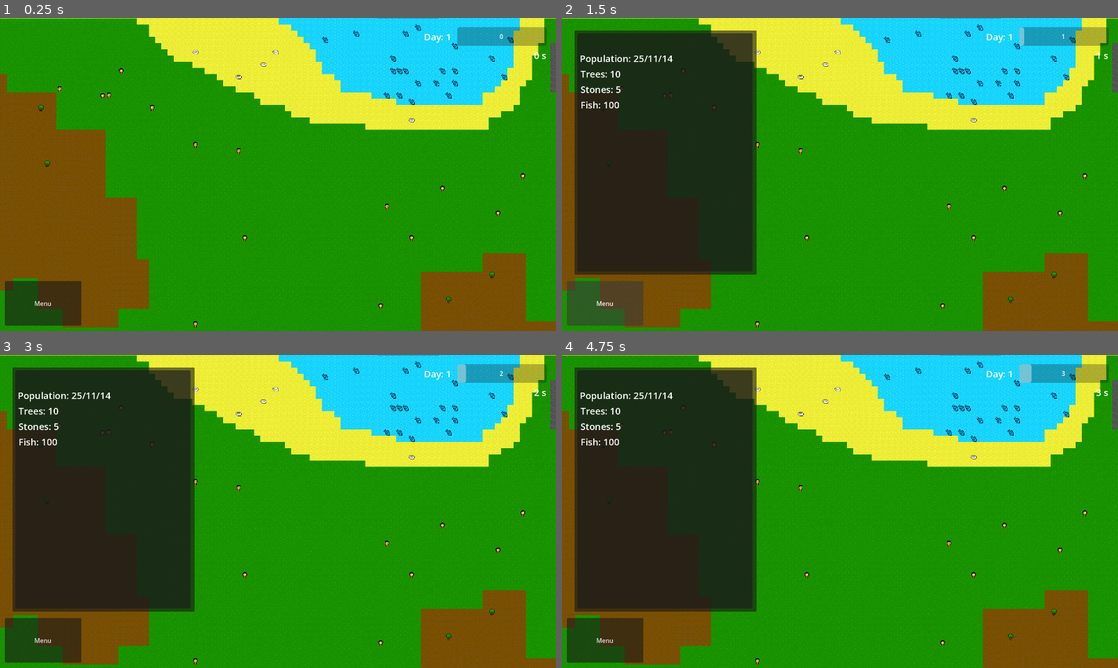
Above: before the commit, frames 1-4 (two rows, left to right).
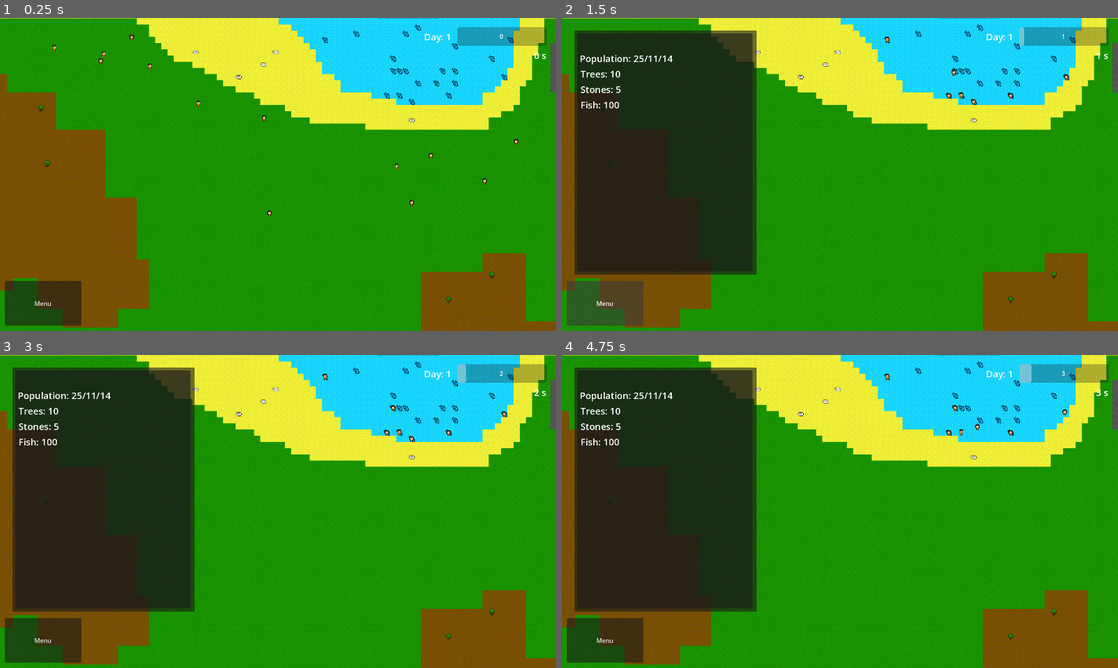
Above: after the commit, the same moments.

Repository: nookaeo/econ-village
Game: Godot game, scene res://scenes/core/world.tscn
Two runs of this game, one before a commit and one after it. Both use one fixed random seed, a clock stepped at 60 frames per second and the inputs below.
Inputs (mouse positions are in pixels of both pictures, inside the frame that each line leads up to):
- Up to frame 1 (0.25 s): no input
- Up to frame 2 (1.5 s): move the mouse to (962, 158) at 0.52 s; click (962, 158) at 0.67 s; click "Menu" at 1.25 s
- Up to frame 3 (3 s): drag from (166, 527) to (250, 574) at 2.02 s; move the mouse to (333, 442) at 2.77 s; click (333, 442) at 2.92 s
- Up to frame 4 (4.75 s): drag from (812, 574) to (673, 464) at 3.52 s; move the mouse to (1006, 558) at 4.27 s; click (1006, 558) at 4.42 s

The runs differ from the first frame. In frame 1, 0.4% of the frame differs, in the area x 9-95%, y 5-99%; in frame 2, 0.2%; in frame 3, 0.2%; in frame 4, 0.3%.

Commit message:
feat: add basic survival algorithm

Diff:
--- a/scenes/entities/agents/villagents/villagent_base.tscn
+++ b/scenes/entities/agents/villagents/villagent_base.tscn
@@ -7,8 +7,15 @@
 [ext_resource type="Script" uid="uid://l62iss1j822u" path="res://scripts/entities/brain/base/bt_root_node.gd" id="2_p3yqw"]
 [ext_resource type="Script" uid="uid://bialixmgiuda2" path="res://scripts/entities/agent/genetics/chromosomes_pair_data.gd" id="3_f116k"]
 [ext_resource type="Script" uid="uid://bvreg21bj52ar" path="res://scripts/entities/brain/base/bt_util_selector.gd" id="3_msjyj"]
-[ext_resource type="Script" uid="uid://duiwpr28l1r3v" path="res://scripts/entities/brain/base/bt_sequence.gd" id="4_yuxyi"]
 [ext_resource type="Script" uid="uid://cbspf0natk3ky" path="res://scripts/entities/brain/extends/hunger.gd" id="5_y7sty"]
+[ext_resource type="Script" uid="uid://cnxtg2gls613j" path="res://scripts/entities/brain/extends/fishing.gd" id="9_fshwj"]
+[ext_resource type="Script" uid="uid://duiwpr28l1r3v" path="res://scripts/entities/brain/base/bt_sequence.gd" id="9_givvw"]
+[ext_resource type="Script" uid="uid://dbt0sdof07gt4" path="res://scripts/entities/brain/extends/consume_food.gd" id="9_s62pf"]
+[ext_resource type="Script" uid="uid://cdplxdf14h473" path="res://scripts/entities/brain/extends/find_fish.gd" id="10_fshwj"]
+[ext_resource type="Script" uid="uid://5lamu5qxqgei" path="res://scripts/entities/brain/extends/rest.gd" id="10_s62pf"]
+[ext_resource type="Script" uid="uid://cpfrcph826kv6" path="res://scripts/entities/brain/extends/go_to_fish.gd" id="11_givvw"]
+[ext_resource type="Script" uid="uid://bfst6yr6doxyn" path="res://scripts/entities/brain/extends/sleep.gd" id="11_hj8gw"]
+[ext_resource type="Script" uid="uid://dnfrwg88vbprg" path="res://scripts/entities/brain/extends/catch_fish.gd" id="13_jevfg"]
 
 [sub_resource type="Resource" id="Resource_fshwj"]
 resource_local_to_scene = true
@@ -59,14 +66,38 @@
 script = ExtResource("5_y7sty")
 metadata/_custom_type_script = "uid://duiwpr28l1r3v"
 
+[node name="ConsumeFish" type="Node" parent="BTRoot/Brain/BasicNeeds/Hunger" unique_id=1720782565]
+script = ExtResource("9_s62pf")
+metadata/_custom_type_script = "uid://cxylud6lossbd"
+
+[node name="Rest" type="Node" parent="BTRoot/Brain/BasicNeeds" unique_id=1279673657]
+script = ExtResource("10_s62pf")
+metadata/_custom_type_script = "uid://duiwpr28l1r3v"
+
+[node name="Sleep" type="Node" parent="BTRoot/Brain/BasicNeeds/Rest" unique_id=1167862780]
+script = ExtResource("11_hj8gw")
+metadata/_custom_type_script = "uid://cxylud6lossbd"
+
+[node name="BTSequence" type="Node" parent="BTRoot/Brain/BasicNeeds" unique_id=1550647507]
+script = ExtResource("9_givvw")
+metadata/_custom_type_script = "uid://duiwpr28l1r3v"
+
 [node name="Works" type="Node" parent="BTRoot/Brain" unique_id=972321984]
 script = ExtResource("3_msjyj")
 metadata/_custom_type_script = "uid://bvreg21bj52ar"
 
-[node name="BTSequence" type="Node" parent="BTRoot/Brain/Works" unique_id=1017116063]
-script = ExtResource("4_yuxyi")
+[node name="Fishing" type="Node" parent="BTRoot/Brain/Works" unique_id=1017116063]
+script = ExtResource("9_fshwj")
 metadata/_custom_type_script = "uid://duiwpr28l1r3v"
 
-[node name="BTUtilitySelector" type="Node" parent="BTRoot/Brain" unique_id=1839282500]
-script = ExtResource("3_msjyj")
-metadata/_custom_type_script = "uid://bvreg21bj52ar"
+[node name="FindFish" type="Node" parent="BTRoot/Brain/Works/Fishing" unique_id=1924536904]
+script = ExtResource("10_fshwj")
+metadata/_custom_type_script = "uid://cxylud6lossbd"
+
+[node name="GoToFish" type="Node" parent="BTRoot/Brain/Works/Fishing" unique_id=2055003925]
+script = ExtResource("11_givvw")
+metadata/_custom_type_script = "uid://cxylud6lossbd"
+
+[node name="CatchFish" type="Node" parent="BTRoot/Brain/Works/Fishing" unique_id=237131036]
+script = ExtResource("13_jevfg")
+metadata/_custom_type_script = "uid://cxylud6lossbd"
